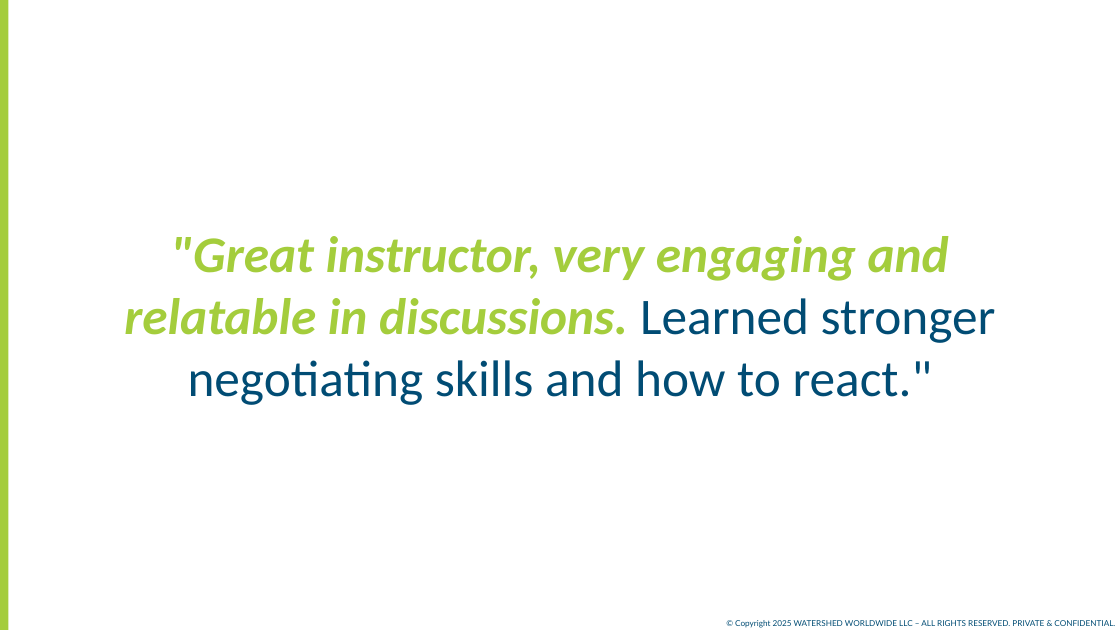
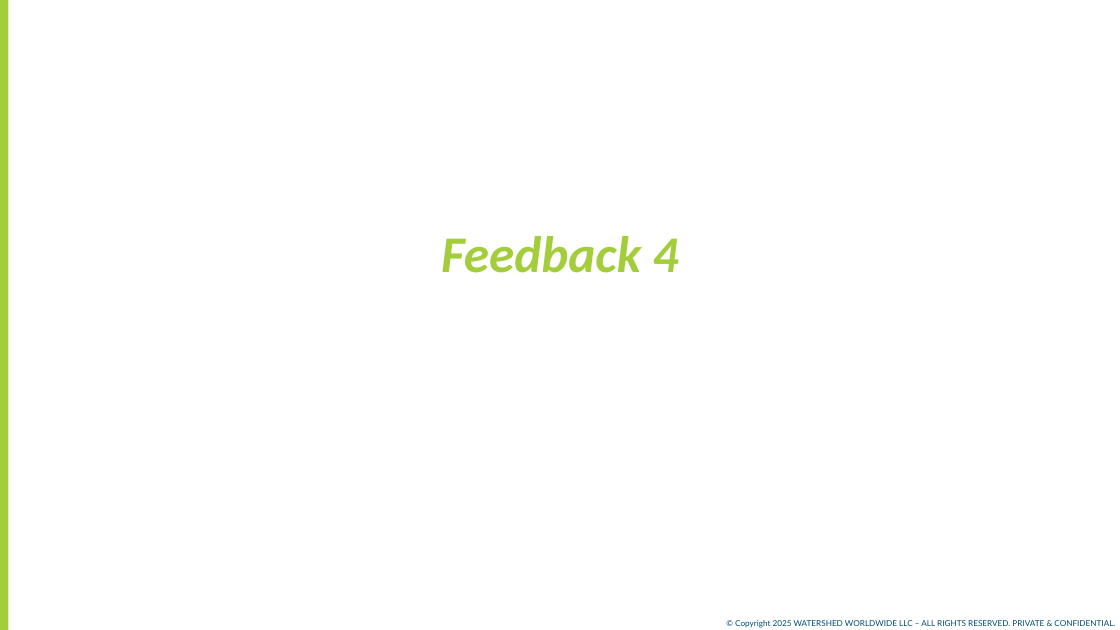
Before and after one commit to Careers-Portfolio/Joe-Don-Altamarino, a slide deck: slide 5 of ER - 02-10-26 - MPC - AOP2 (Marcelo)(5335).pptx. Drawn at 1120x630 pixels with LibreOffice and Linux fonts; fonts in the diff are those of the drawing. Boxes give left, top, right and bottom in pixels: in the first picture for what was removed or moved away, otherwise in the second. Text is boxed around its words. In the diff, an @@ line names an element or a change of style, - is before the commit and + after.

```diff
--- a/ER - 02-10-26 - MPC - AOP2 (Marcelo)(5335).pptx
+++ b/ER - 02-10-26 - MPC - AOP2 (Marcelo)(5335).pptx
@@ text at <box>441,236,679,273</box>: text changed @@
-"Great instructor, very engaging and relatable in discussions. Learned stronger negotiating skills and how to react."
+Feedback 4
```
Also in this commit, not shown: 4 other slides changed, 10 other files.
